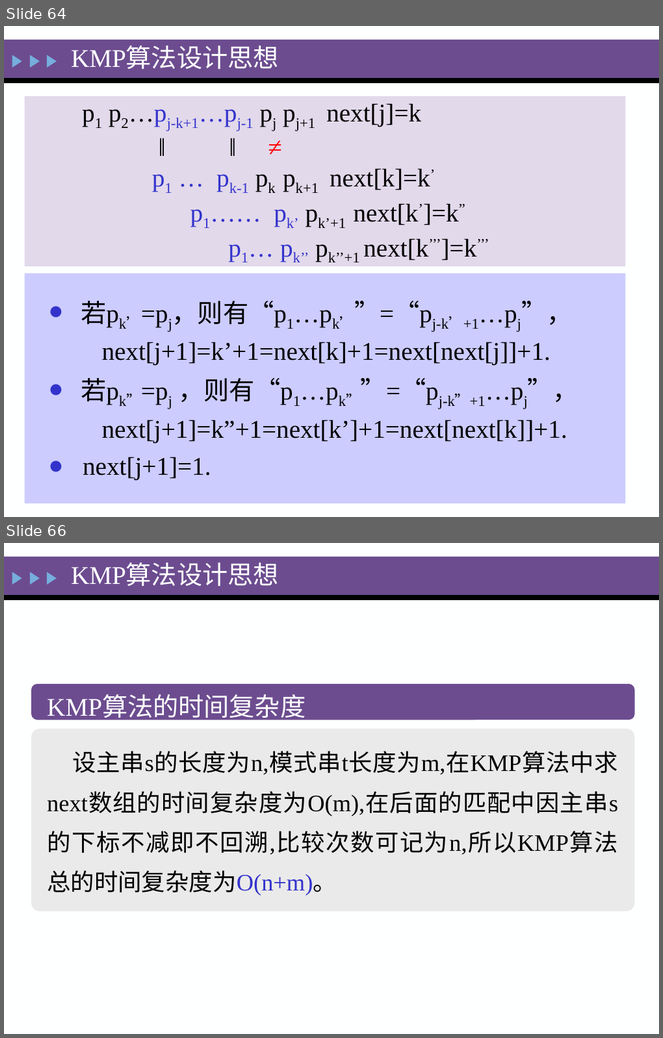
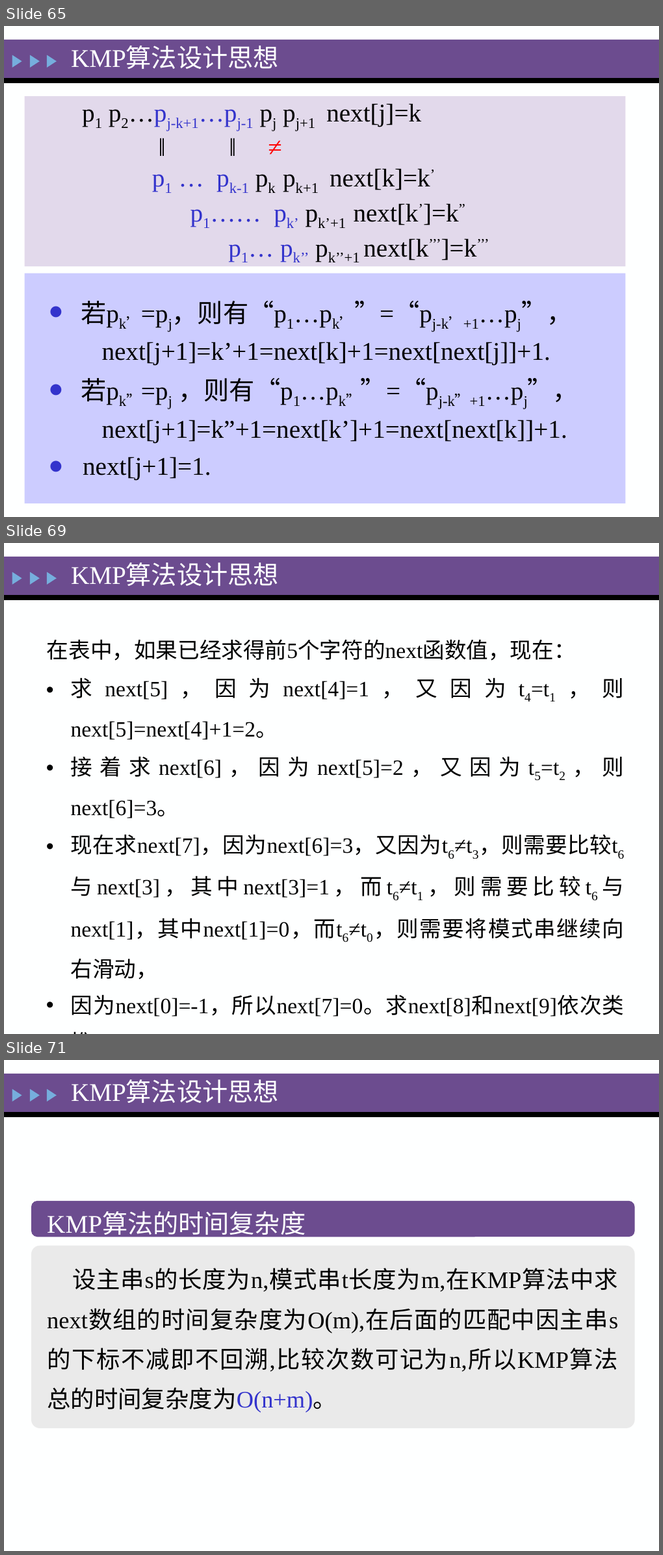
Before and after one commit to zeemeil/zeemeil.github.io, a slide deck: files/2025_1_DS/0319_DS_StringArrayGList.pptx. Shown one above the other, each under a label of ours: slides 64 and 66 before the commit, slides 65, 69 and 71 after it; the slides between them are not shown. The pictures are 663x1038 and 663x1555 pixels, drawn with LibreOffice and Linux fonts; fonts in the diff are those of the drawing. Boxes give left, top, right and bottom in pixels: in the first picture for what was removed or moved away, otherwise in the second. Text is boxed around its words. In the diff, an @@ line names an element or a change of style, - is before the commit and + after.

```diff
--- a/files/2025_1_DS/0319_DS_StringArrayGList.pptx
+++ b/files/2025_1_DS/0319_DS_StringArrayGList.pptx
@@ slide 69 added at (4, 543, 659, 1034), background #FEFFFF; not listed: 5 template elements that a slide beside it also shows @@
@@ text added at (71, 564, 279, 586), 28 pt, text #FEFFFF @@
+KMP算法设计思想
@@ text added at (47, 639, 625, 1017), 24 pt, text #000000 @@
+在表中，如果已经求得前5个字符的next函数值，现在：
+• 求next[5]，因为next[4]=1，又因为t4=t1，则next[5]=next[4]+1=2。
+• 接着求next[6]，因为next[5]=2，又因为t5=t2，则next[6]=3。
+• 现在求next[7]，因为next[6]=3，又因为t6≠t3，则需要比较t6与next[3]，其中next[3]=1，而t6≠t1，则需要比较t6与next[1]，其中next[1]=0，而t6≠t0，则需要将模式串继续向右滑动，
+• 因为next[0]=-1，所以next[7]=0。求next[8]和next[9]依次类推。
@@ what was slide 64 is now slide 65 @@
@@ what was slide 66 is now slide 71 @@
```
Also in this commit, not shown: 1 slide changed, 6 other slides added, 1 other file.
